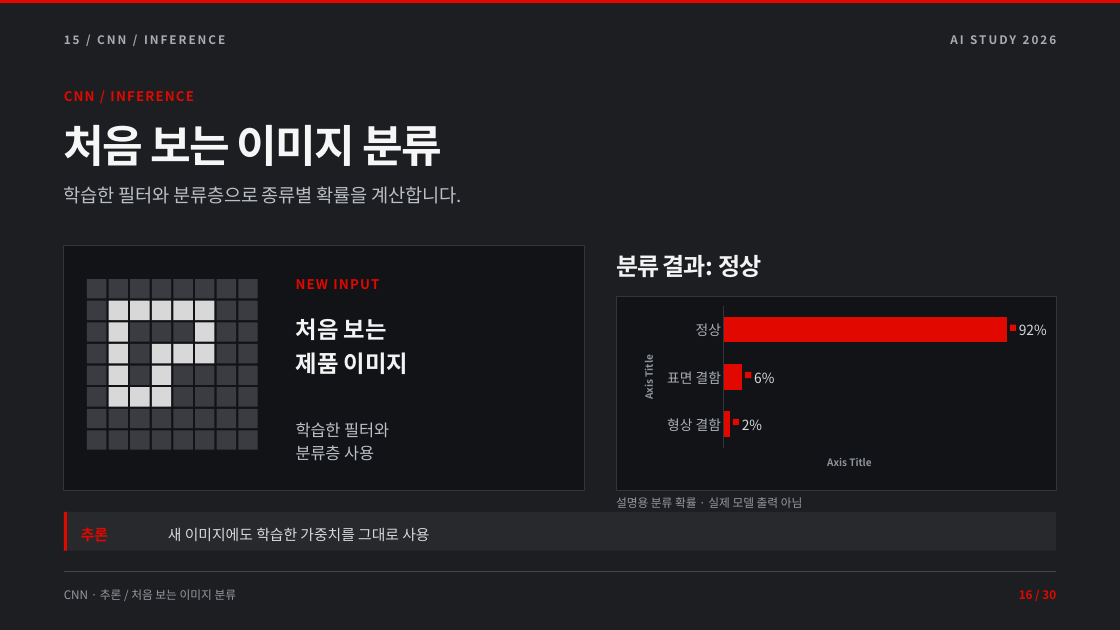
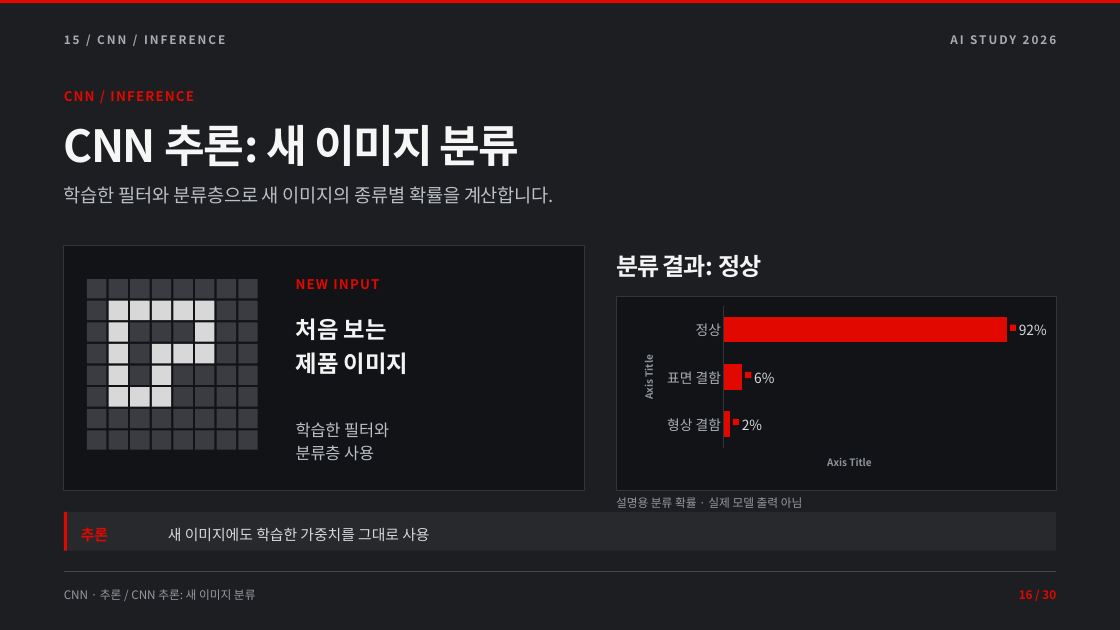
Before and after one commit to TRIPLESONG90/DAL, a slide deck: slide 16 of week2/DAL_Week2_AI_Learning.pptx. Drawn at 1120x630 pixels with LibreOffice and Linux fonts; fonts in the diff are those of the drawing. Boxes give left, top, right and bottom in pixels: in the first picture for what was removed or moved away, otherwise in the second. Text is boxed around its words. In the diff, an @@ line names an element or a change of style, - is before the commit and + after.

```diff
--- a/week2/DAL_Week2_AI_Learning.pptx
+++ b/week2/DAL_Week2_AI_Learning.pptx
@@ text at box(64, 125, 520, 166): text changed @@
-처음 보는 이미지 분류
+CNN 추론: 새 이미지 분류
@@ text at box(64, 186, 554, 204): text changed @@
-학습한 필터와 분류층으로 종류별 확률을 계산합니다.
+학습한 필터와 분류층으로 새 이미지의 종류별 확률을 계산합니다.
@@ text at box(64, 589, 256, 600): text changed @@
-CNN · 추론 / 처음 보는 이미지 분류
+CNN · 추론 / CNN 추론: 새 이미지 분류
```
Also in this commit, not shown: 27 other slides changed, 16 other files.
